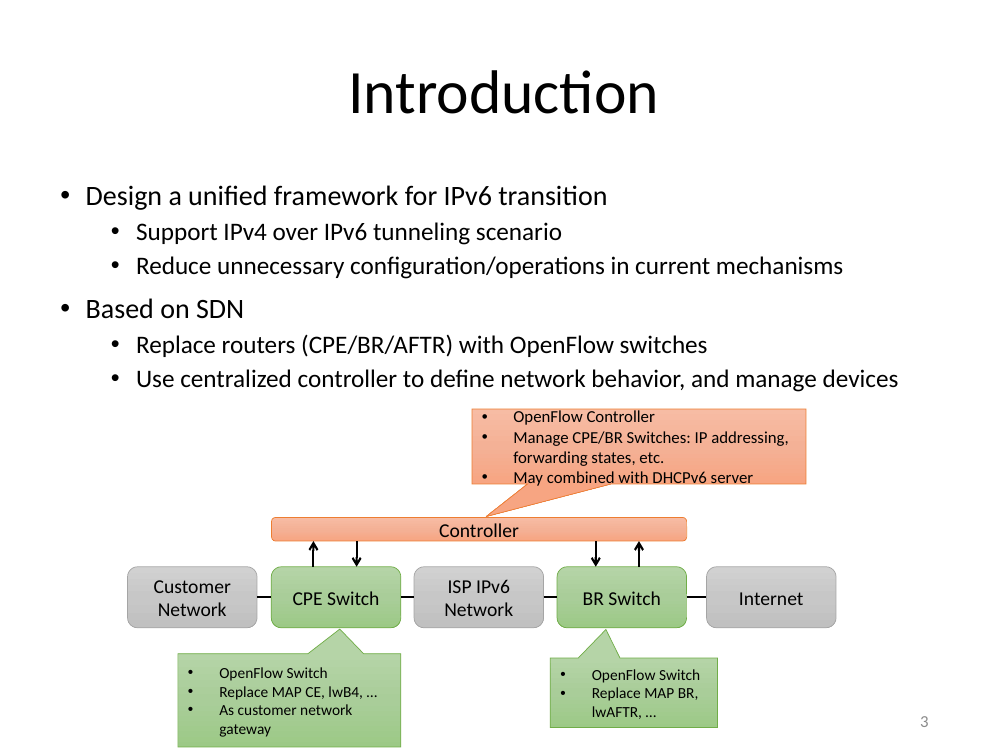
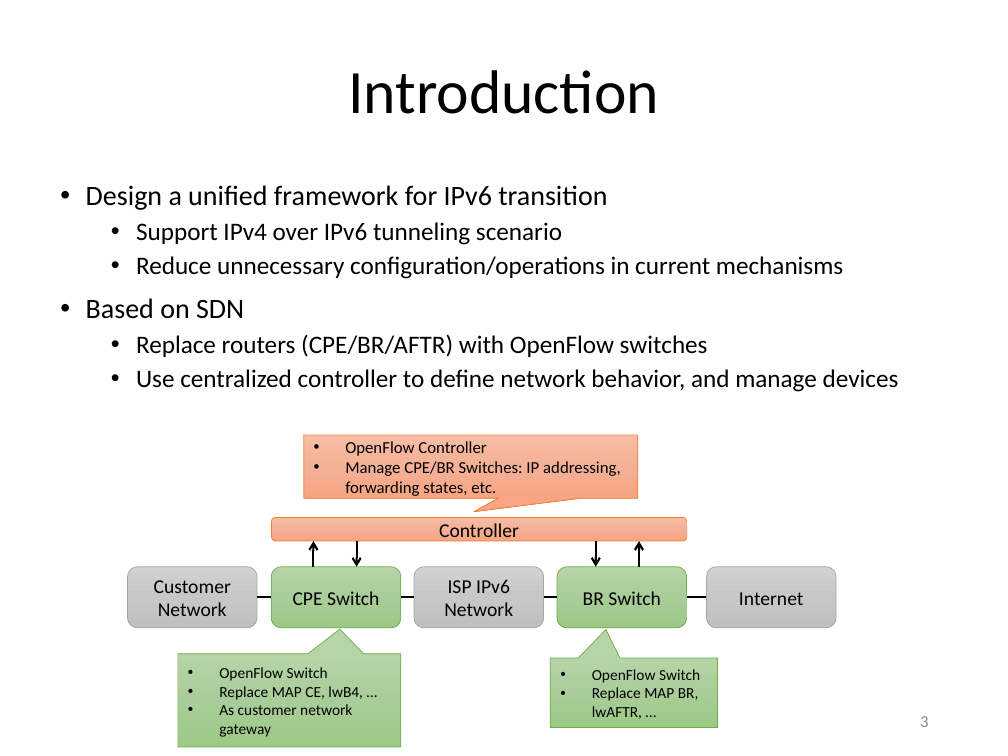
Before and after one commit to gnocuil/draft-sdn, a slide deck: slide 3 of Unified IPv6 Transition Framework With Flow-based Forwarding.pptx. Drawn at 1008x756 pixels with LibreOffice and Linux fonts; fonts in the diff are those of the drawing. Boxes give left, top, right and bottom in pixels: in the first picture for what was removed or moved away, otherwise in the second. Text is boxed around its words. In the diff, an @@ line names an element or a change of style, - is before the commit and + after.

```diff
--- a/Unified IPv6 Transition Framework With Flow-based Forwarding.pptx
+++ b/Unified IPv6 Transition Framework With Flow-based Forwarding.pptx
@@ speech box "OpenFlow Controller": place and size @@
-speech box "OpenFlow Controller" at bbox=[472, 409, 805, 484]
+speech box "OpenFlow Controller" at bbox=[303, 434, 637, 498]
@@ speech box "OpenFlow Controller" at bbox=[303, 434, 637, 498]: proportions changed @@
@@ text in speech box at bbox=[513, 471, 754, 487]: paragraph removed @@
-  • May combined with DHCPv6 server
```
Also in this commit, not shown: 7 other slides changed, 1 slide added, 1 slide removed.
